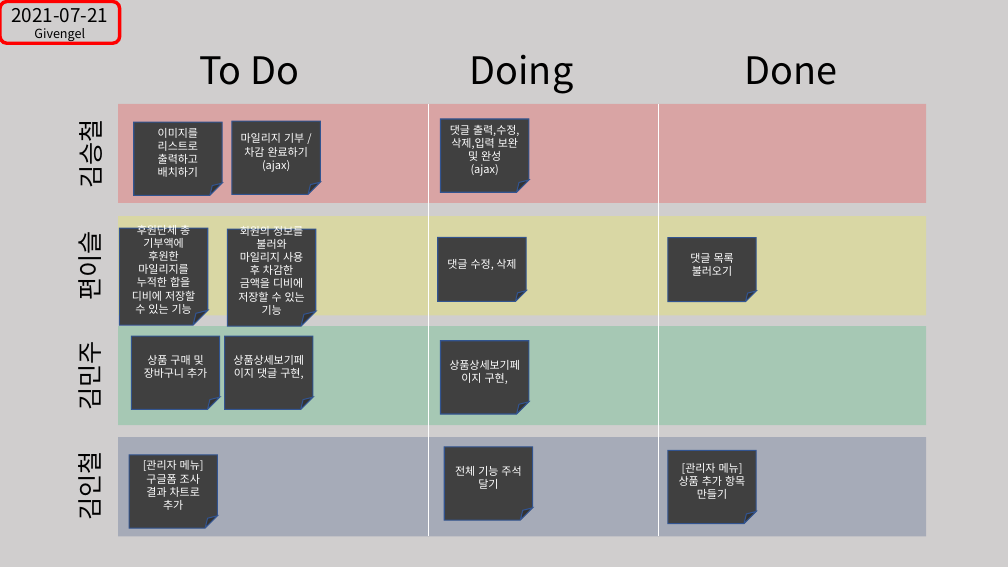
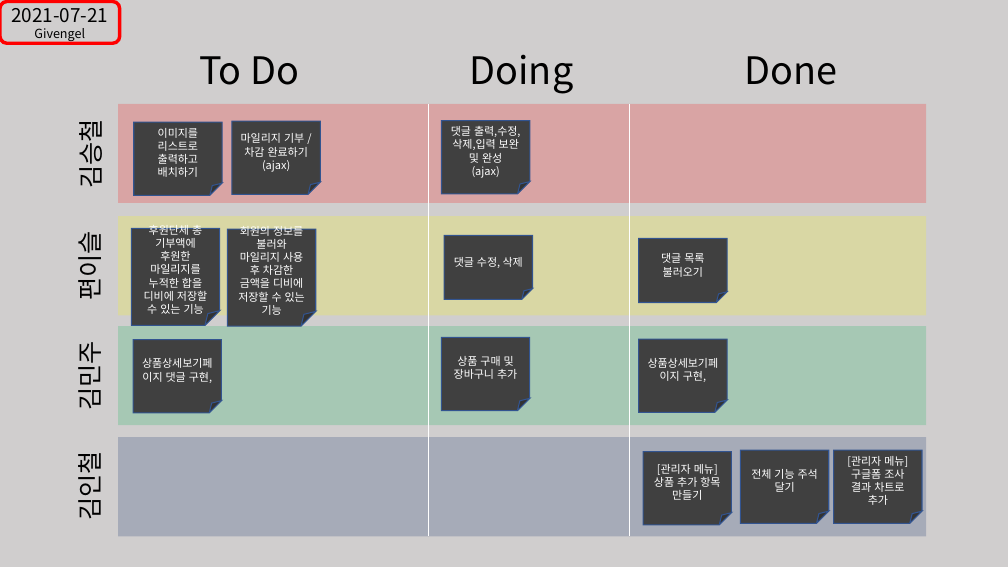
Before and after one commit to GIVENGEL/GivEngel-Project, a slide deck: slide 3 of 칸반보드.pptx. Drawn at 1008x567 pixels with LibreOffice and Linux fonts; fonts in the diff are those of the drawing. Boxes give left, top, right and bottom in pixels: in the first picture for what was removed or moved away, otherwise in the second. Text is boxed around its words. In the diff, an @@ line names an element or a change of style, - is before the commit and + after.

```diff
--- a/칸반보드.pptx
+++ b/칸반보드.pptx
@@ line moved from (659, 104) - (659, 536) to (629, 104) - (629, 536) @@
@@ folded corner "후원단체 총 기부액에 후원한 마일리지를 ...": place and size @@
-folded corner "후원단체 총 기부액에 후원한 마일리지를 ..." at [119,228,208,325]
+folded corner "후원단체 총 기부액에 후원한 마일리지를 ..." at [132,228,220,325]
@@ folded corner "댓글 수정, 삭제": place and size @@
-folded corner "댓글 수정, 삭제" at [438,237,526,302]
+folded corner "댓글 수정, 삭제" at [445,235,533,299]
@@ folded corner "댓글 목록 불러오기": place and size @@
-folded corner "댓글 목록 불러오기" at [668,237,756,302]
+folded corner "댓글 목록 불러오기" at [639,238,727,302]
@@ folded corner "상품상세보기페이지 댓글 구현,": place and size @@
-folded corner "상품상세보기페이지 댓글 구현," at [225,337,313,410]
+folded corner "상품상세보기페이지 댓글 구현," at [133,340,222,413]
@@ folded corner "상품 구매 및 장바구니 추가": place and size @@
-folded corner "상품 구매 및 장바구니 추가" at [132,337,220,410]
+folded corner "상품 구매 및 장바구니 추가" at [442,337,530,411]
@@ folded corner "상품상세보기페이지 구현,": place and size @@
-folded corner "상품상세보기페이지 구현," at [441,341,529,414]
+folded corner "상품상세보기페이지 구현," at [639,339,727,412]
@@ folded corner "[관리자 메뉴]": place and size @@
-folded corner "[관리자 메뉴]" at [668,451,756,524]
+folded corner "[관리자 메뉴]" at [644,451,732,525]
@@ folded corner "전체 기능 주석 달기": place and size @@
-folded corner "전체 기능 주석 달기" at [445,447,533,520]
+folded corner "전체 기능 주석 달기" at [740,450,829,523]
@@ folded corner "[관리자 메뉴]": place and size @@
-folded corner "[관리자 메뉴]" at [129,455,218,529]
+folded corner "[관리자 메뉴]" at [834,450,923,523]
```
Also in this commit, not shown: 1 other slide changed, 23 other files.
